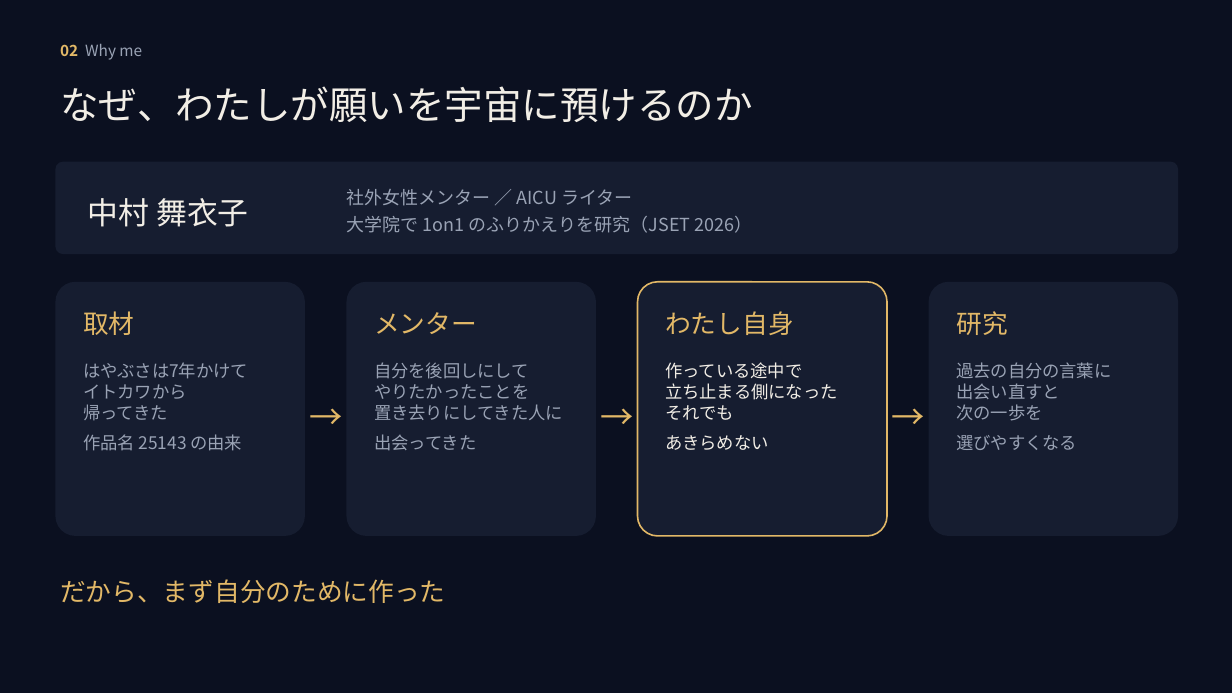
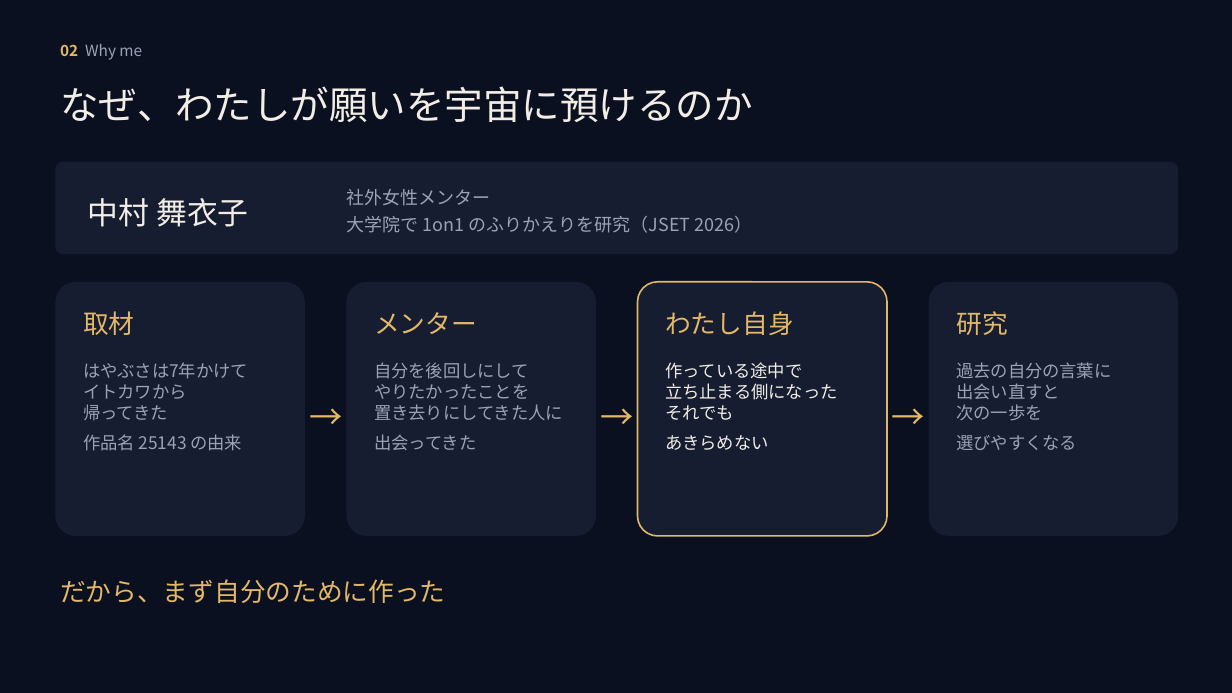
Before and after one commit to mai-san447/hello-earth-25143, a slide deck: slide 3 of deliverables/2026-10-11-gga-selection/MORUNE25143_GGAセレクション_2026-10-12.pptx. Drawn at 1232x693 pixels with LibreOffice and Linux fonts; fonts in the diff are those of the drawing. Boxes give left, top, right and bottom in pixels: in the first picture for what was removed or moved away, otherwise in the second. Text is boxed around its words. In the diff, an @@ line names an element or a change of style, - is before the commit and + after.

```diff
--- a/deliverables/2026-10-11-gga-selection/MORUNE25143_GGAセレクション_2026-10-12.pptx
+++ b/deliverables/2026-10-11-gga-selection/MORUNE25143_GGAセレクション_2026-10-12.pptx
@@ text at <box>346,189,490,206</box>: text changed @@
-社外女性メンター ／ AICU ライター
+社外女性メンター
```
Also in this commit, not shown: 2 other files.
